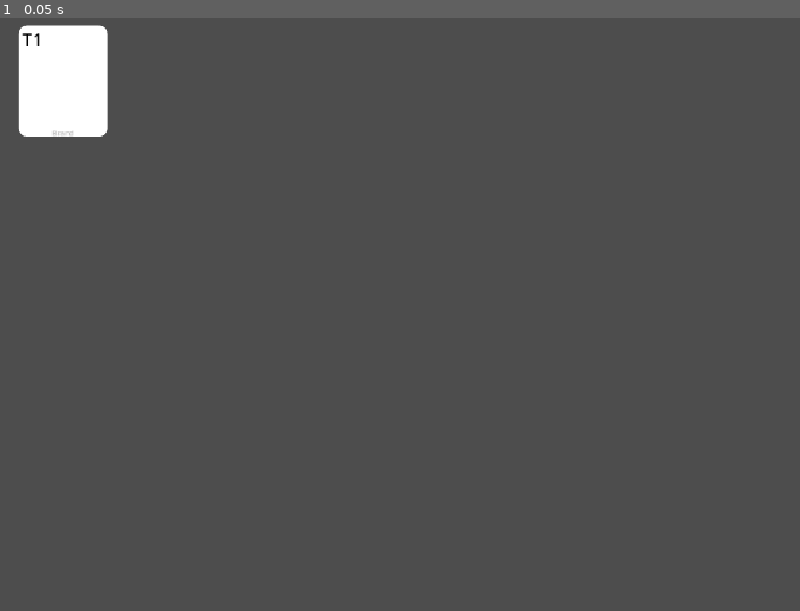
Above: before the commit, frame 1.
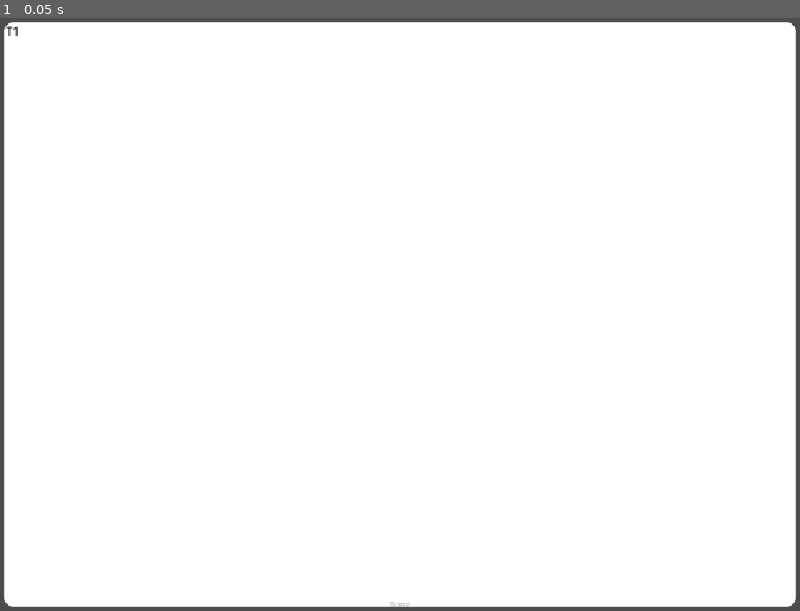
Above: after the commit, the same moment.

Repository: RastinAghighi/PerfumeFusion
Game: Godot game, scene res://scenes/grid/PerfumeItem.tscn
Two runs of this game, one before a commit and one after it. Both use one fixed random seed, a clock stepped at 60 frames per second and the inputs below. This scene is started directly instead of the project's main scene.
Inputs:
- Up to frame 1 (0.05 s): no input

The runs differ from the first frame. In frame 1, 96% of the frame differs, in the area x 0-100%, y 0-100%.

Commit message:
Scene project, manual fragrance size

Diff:
--- a/scenes/grid/PerfumeItem.tscn
+++ b/scenes/grid/PerfumeItem.tscn
@@ -10,50 +10,66 @@
 corner_radius_bottom_left = 12
 
 [node name="PerfumeItem" type="Control"]
-custom_minimum_size = Vector2(170, 170)
-anchor_right = 0.0
-anchor_bottom = 0.0
-offset_right = 170.0
-offset_bottom = 170.0
-mouse_filter = 1
+anchor_left = 0.0
+anchor_top = 0.0
+anchor_right = 1.0
+anchor_bottom = 1.0
+offset_left = 0.0
+offset_top = 0.0
+offset_right = 0.0
+offset_bottom = 0.0
+size_flags_horizontal = 3
+size_flags_vertical = 3
+mouse_filter = 0
 script = ExtResource("1_script")
 
 [node name="BottleShape" type="Panel" parent="."]
-offset_left = 25.0
-offset_top = 10.0
-offset_right = 145.0
-offset_bottom = 160.0
+anchor_left = 0.0
+anchor_top = 0.0
+anchor_right = 1.0
+anchor_bottom = 1.0
+offset_left = 6.0
+offset_top = 6.0
+offset_right = -6.0
+offset_bottom = -6.0
 mouse_filter = 2
 theme_override_styles/panel = SubResource("StyleBoxFlat_bottle")
 
 [node name="TierLabel" type="Label" parent="."]
-offset_left = 30.0
-offset_top = 12.0
-offset_right = 90.0
-offset_bottom = 44.0
-theme_override_font_sizes/font_size = 24
+anchor_right = 1.0
+offset_left = 8.0
+offset_top = 6.0
+offset_right = -8.0
+offset_bottom = 28.0
+theme_override_font_sizes/font_size = 16
 theme_override_colors/font_color = Color(0, 0, 0, 1)
 theme_override_colors/font_outline_color = Color(1, 1, 1, 1)
 theme_override_constants/outline_size = 2
 text = "T1"
 
 [node name="NameLabel" type="Label" parent="."]
-offset_left = 5.0
-offset_top = 130.0
-offset_right = 165.0
-offset_bottom = 148.0
-theme_override_font_sizes/font_size = 12
+anchor_top = 1.0
+anchor_right = 1.0
+anchor_bottom = 1.0
+offset_left = 4.0
+offset_top = -32.0
+offset_right = -4.0
+offset_bottom = -16.0
+theme_override_font_sizes/font_size = 10
 text = "Name"
 horizontal_alignment = 1
 text_overrun_behavior = 3
 clip_text = true
 
 [node name="BrandLabel" type="Label" parent="."]
-offset_left = 5.0
-offset_top = 148.0
-offset_right = 165.0
-offset_bottom = 164.0
-theme_override_font_sizes/font_size = 10
+anchor_top = 1.0
+anchor_right = 1.0
+anchor_bottom = 1.0
+offset_left = 4.0
+offset_top = -16.0
+offset_right = -4.0
+offset_bottom = -2.0
+theme_override_font_sizes/font_size = 9
 theme_override_colors/font_color = Color(0.7, 0.7, 0.7, 1)
 text = "Brand"
 horizontal_alignment = 1
--- a/scripts/grid/Grid.gd
+++ b/scripts/grid/Grid.gd
@@ -108,6 +108,7 @@
 	item.z_index = 0
 	origin.place_item(item)
 	item.original_slot = null
+	_debug_print_item(item, origin)
 
 
 func _place_in_slot(item, target_slot) -> void:
@@ -117,6 +118,21 @@
 	item.z_index = 0
 	target_slot.place_item(item)
 	item.original_slot = null
+	_debug_print_item(item, target_slot)
+
+
+func _debug_print_item(item, slot) -> void:
+	print("=== ITEM DEBUG ===")
+	print("Item size: ", item.size)
+	print("Item min size: ", item.custom_minimum_size)
+	print("Item visible: ", item.visible)
+	print("Item position: ", item.position)
+	print("Item anchors: ", item.anchor_left, item.anchor_top, item.anchor_right, item.anchor_bottom)
+	print("Slot size: ", slot.size)
+	print("Slot min size: ", slot.custom_minimum_size)
+	print("Slot child count: ", slot.get_child_count())
+	for child in slot.get_children():
+		print("  Slot child: ", child.name, " size: ", child.size, " visible: ", child.visible)
 
 
 func get_empty_slots() -> Array:
--- a/scripts/grid/GridSlot.gd
+++ b/scripts/grid/GridSlot.gd
@@ -13,16 +13,22 @@
 	if occupied_item != null:
 		return
 	occupied_item = item
-	var center := $CenterContainer
 	if item.get_parent() != null:
 		item.get_parent().remove_child(item)
-	center.add_child(item)
+	add_child(item)
+	item.anchor_left = 0
+	item.anchor_top = 0
+	item.anchor_right = 1
+	item.anchor_bottom = 1
+	item.offset_left = 0
+	item.offset_top = 0
+	item.offset_right = 0
+	item.offset_bottom = 0
 
 func remove_item() -> Node:
 	var item := occupied_item
 	if item != null:
-		var center := $CenterContainer
-		if item.get_parent() == center:
-			center.remove_child(item)
+		if item.get_parent() == self:
+			remove_child(item)
 		occupied_item = null
 	return item
--- a/scripts/ui/BattleResult.gd
+++ b/scripts/ui/BattleResult.gd
@@ -87,8 +87,10 @@
 
 
 func _go_battle_select() -> void:
+	BattleManager.end_battle()
 	get_tree().change_scene_to_file("res://scenes/ui/BattleSelect.tscn")
 
 
 func _replay() -> void:
+	BattleManager.end_battle()
 	get_tree().change_scene_to_file("res://scenes/main/BattleScene.tscn")
Not shown, added: scripts/effects/ScreenShake.gd.uid
Not shown, added: scripts/main/BattleScene.gd.uid
Not shown, added: scripts/managers/BattleManager.gd.uid
Not shown, added: scripts/ui/BattleResult.gd.uid
Not shown, added: scripts/ui/BattleSelect.gd.uid
Not shown, added: scripts/ui/OpponentIntro.gd.uid
